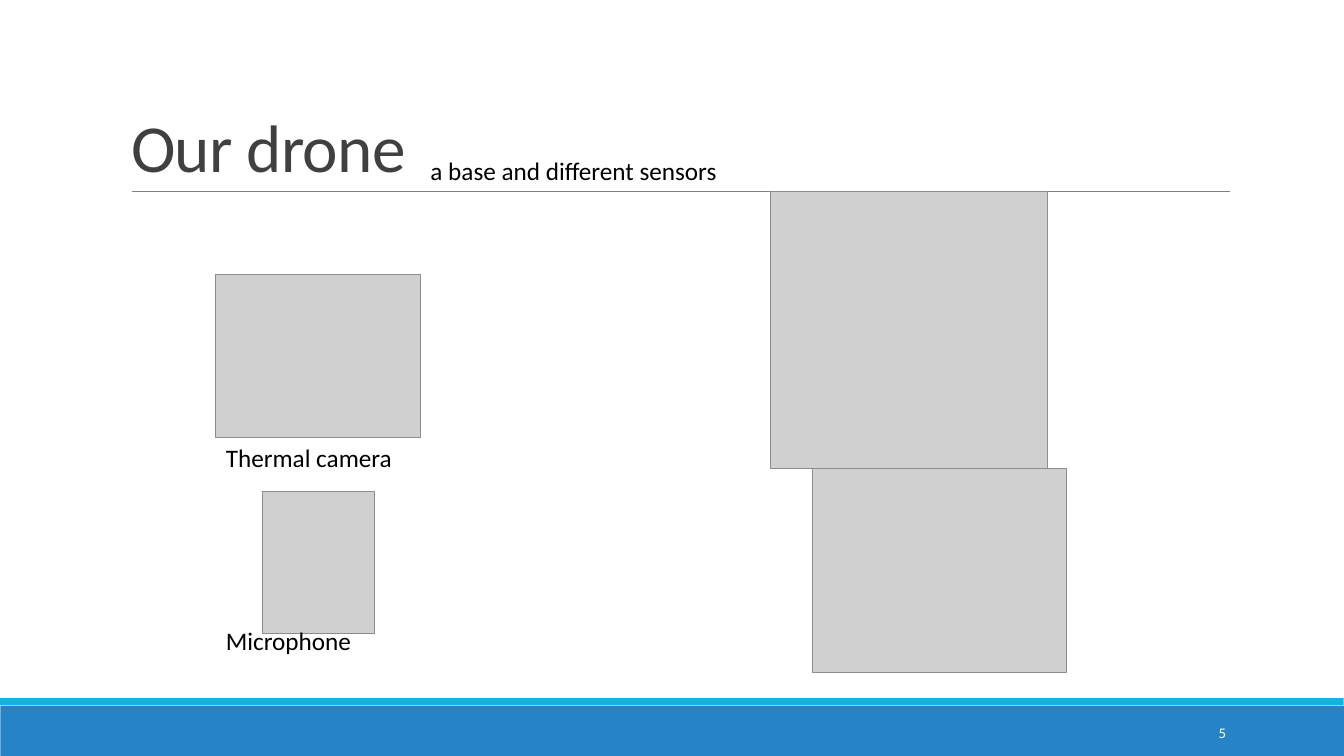
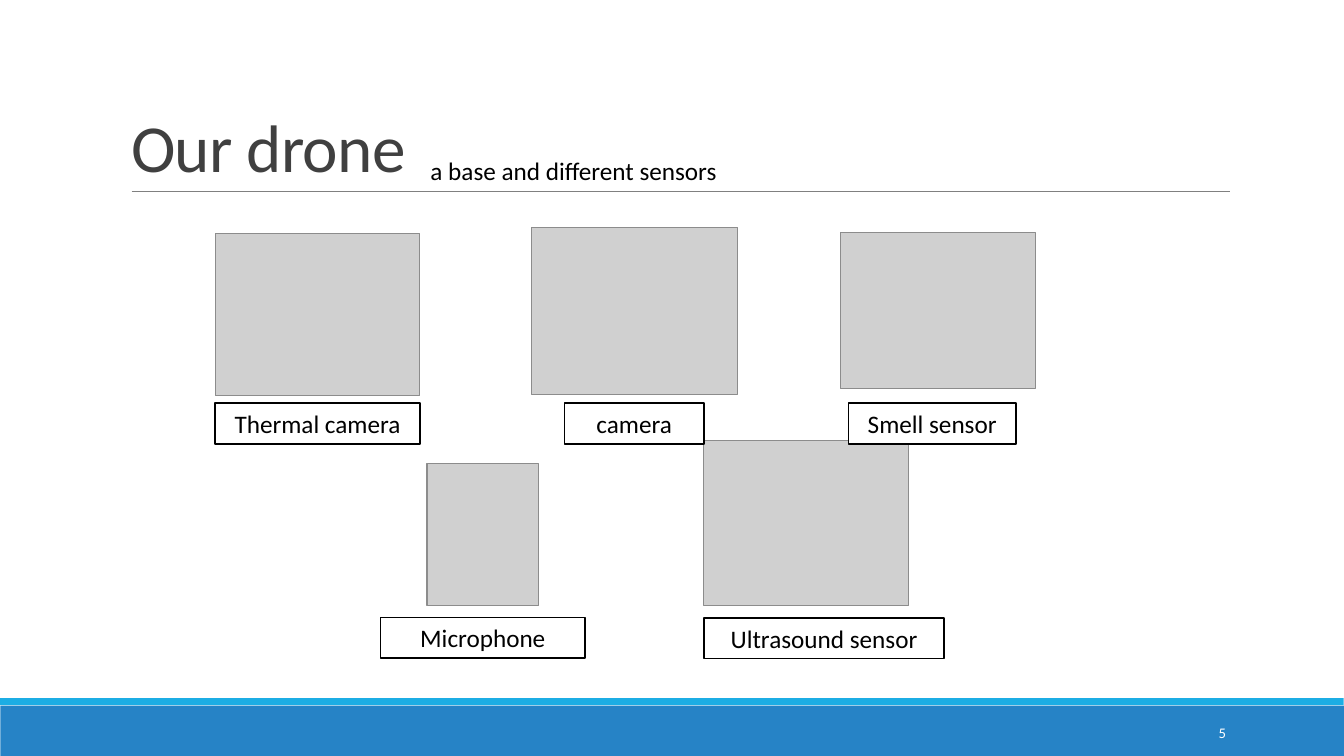
Before and after one commit to Jacquelinehhy/Group-1-, a slide deck: slide 5 of soutenance.pptx. Drawn at 1344x756 pixels with LibreOffice and Linux fonts; fonts in the diff are those of the drawing; grey boxes stand for pictures. Boxes give left, top, right and bottom in pixels: in the first picture for what was removed or moved away, otherwise in the second. Text is boxed around its words. In the diff, an @@ line names an element or a change of style, - is before the commit and + after.

```diff
--- a/soutenance.pptx
+++ b/soutenance.pptx
@@ picture moved from (x1=216, y1=275, x2=420, y2=439) to (x1=215, y1=233, x2=419, y2=396) @@
@@ picture added at (x1=531, y1=227, x2=738, y2=394) @@
@@ picture resized from (x1=770, y1=192, x2=1048, y2=469) to (x1=841, y1=233, x2=1035, y2=389) @@
@@ rectangle "Thermal camera" resized from (x1=226, y1=449, x2=391, y2=467) to (x1=215, y1=403, x2=419, y2=444) @@
@@ rectangle "Thermal camera" at (x1=215, y1=403, x2=419, y2=444): alignment left to centre; fill none to #FFFFFF; outline none to #000000 1.25 pt @@
@@ rectangle added at (x1=565, y1=403, x2=704, y2=444), fill #FFFFFF, outline #000000 1.25 pt, 18 pt, text #000000 @@
+camera
@@ rectangle added at (x1=849, y1=403, x2=1016, y2=444), fill #FFFFFF, outline #000000 1.25 pt, 18 pt, text #000000 @@
+Smell sensor
@@ picture resized from (x1=813, y1=469, x2=1067, y2=674) to (x1=704, y1=441, x2=908, y2=606) @@
@@ picture moved from (x1=262, y1=492, x2=374, y2=634) to (x1=427, y1=464, x2=539, y2=606) @@
@@ rectangle "Microphone" at (x1=380, y1=618, x2=585, y2=658): alignment left to centre; fill none to #FFFFFF; outline none to #000000 1.25 pt @@
@@ rectangle "Microphone" resized from (x1=226, y1=630, x2=351, y2=654) to (x1=380, y1=618, x2=585, y2=658) @@
@@ rectangle added at (x1=704, y1=618, x2=945, y2=658), fill #FFFFFF, outline #000000 1.25 pt, 18 pt, text #000000 @@
+Ultrasound sensor
```
Also in this commit, not shown: 2 other slides changed, 1 slide added, 1 slide removed, 2 other files.
